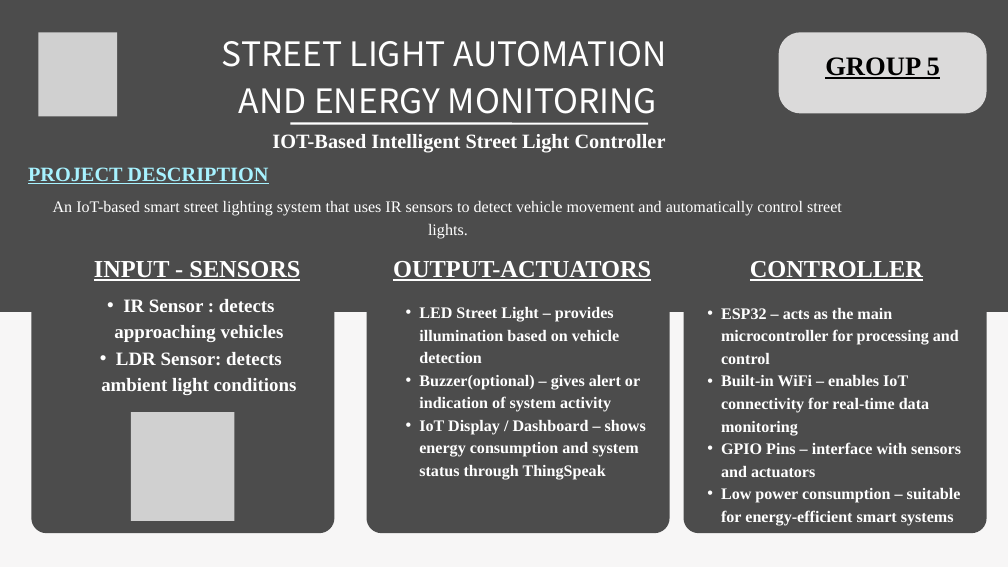
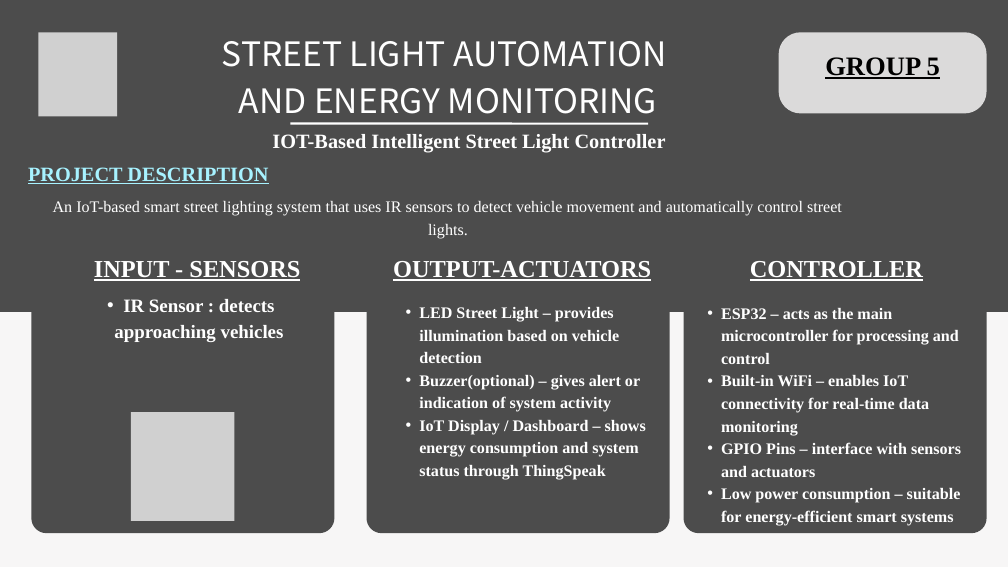
Before and after one commit to JohriSumati-ops/IOT-STREET-LIGHT-SIMULATION, a slide deck: slide 1 of GROUP 5 (1).pptx. Drawn at 1008x567 pixels with LibreOffice and Linux fonts; fonts in the diff are those of the drawing; grey boxes stand for pictures. Boxes give left, top, right and bottom in pixels: in the first picture for what was removed or moved away, otherwise in the second. Text is boxed around its words. In the diff, an @@ line names an element or a change of style, - is before the commit and + after.

```diff
--- a/GROUP 5 (1).pptx
+++ b/GROUP 5 (1).pptx
@@ text at bbox=[101, 352, 297, 395]: paragraph removed @@
-  • LDR Sensor: detects ambient light conditions
```
